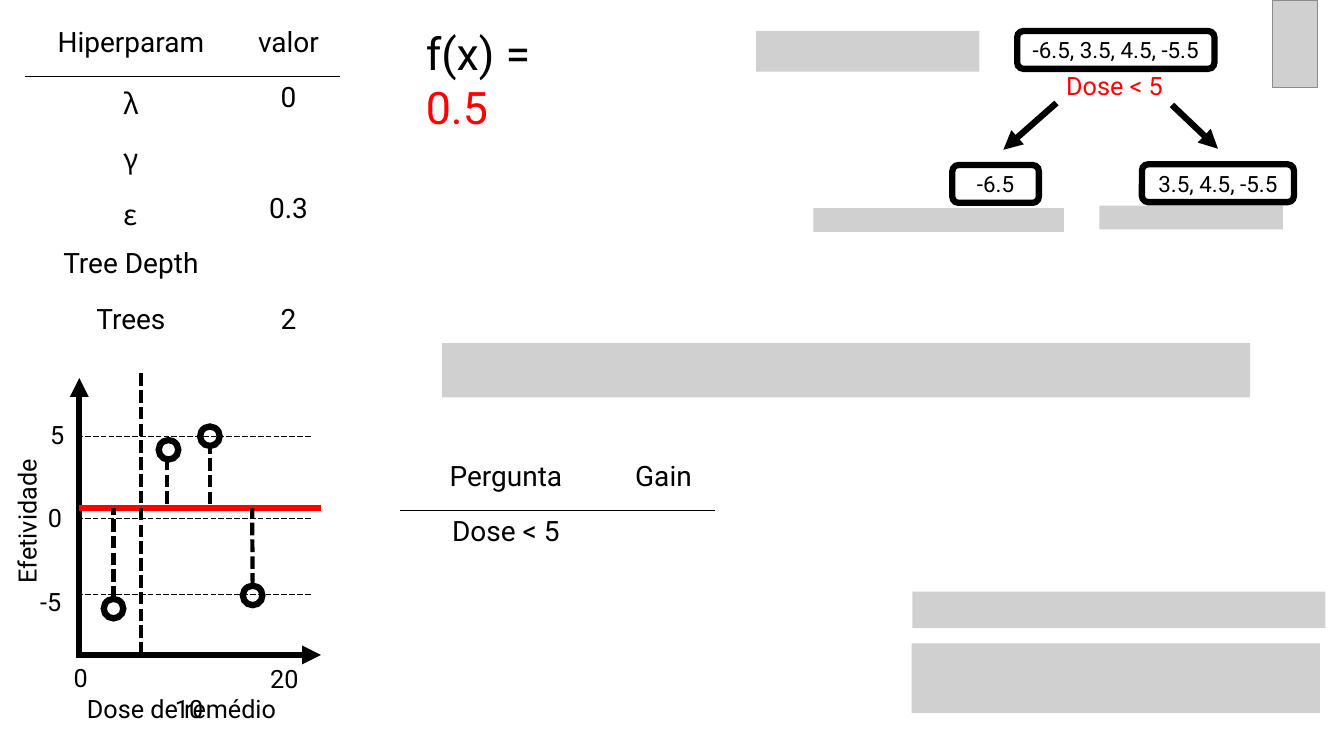
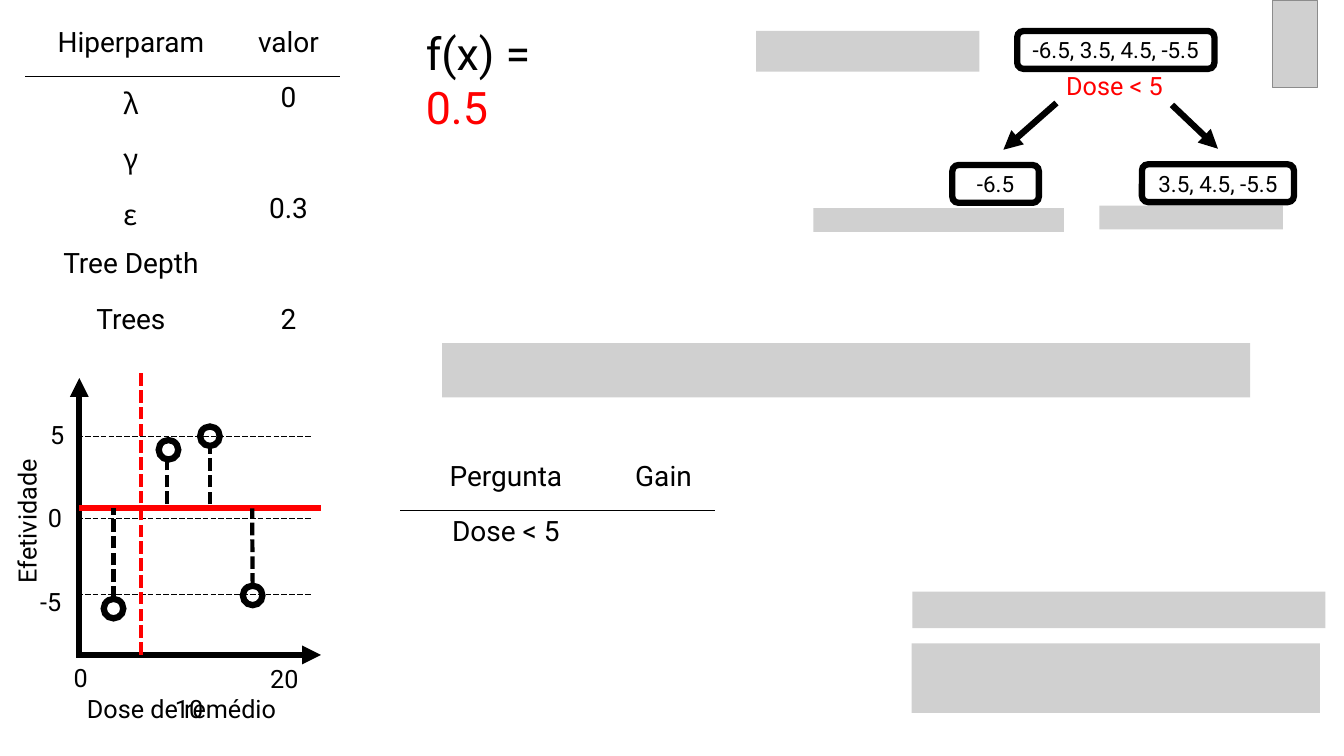
Before and after one commit to curso-r/202005-xgboost, a slide deck: slide 69 of slides/slides_xgb_teoria_e_passo_a_passo.pptx. Drawn at 1344x756 pixels with LibreOffice and Linux fonts; fonts in the diff are those of the drawing; grey boxes stand for pictures. Boxes give left, top, right and bottom in pixels: in the first picture for what was removed or moved away, otherwise in the second. Text is boxed around its words. In the diff, an @@ line names an element or a change of style, - is before the commit and + after.

```diff
--- a/slides/slides_xgb_teoria_e_passo_a_passo.pptx
+++ b/slides/slides_xgb_teoria_e_passo_a_passo.pptx
@@ line (141, 655) - (141, 371): stroke #000000 3 pt dashed to #FF0000 3 pt dashed @@
```
Also in this commit, not shown: 17 other slides changed, 1 other file.
